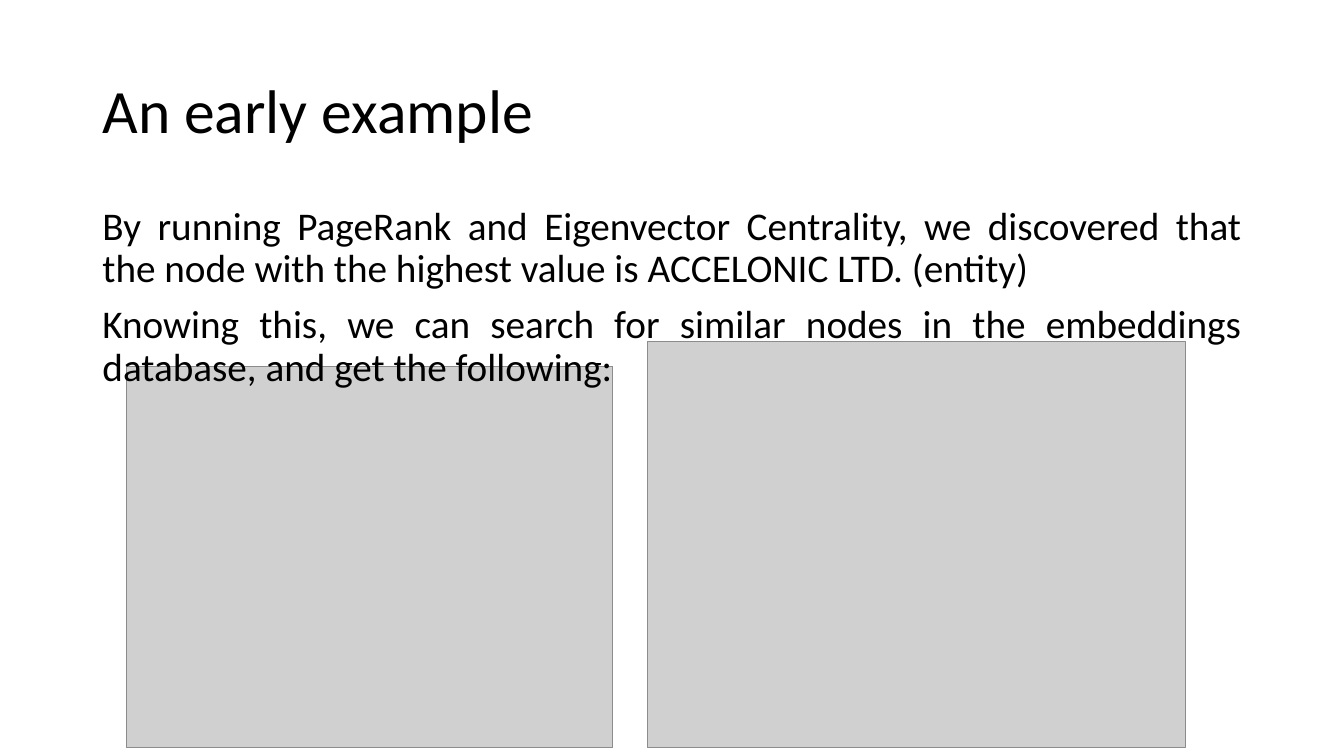
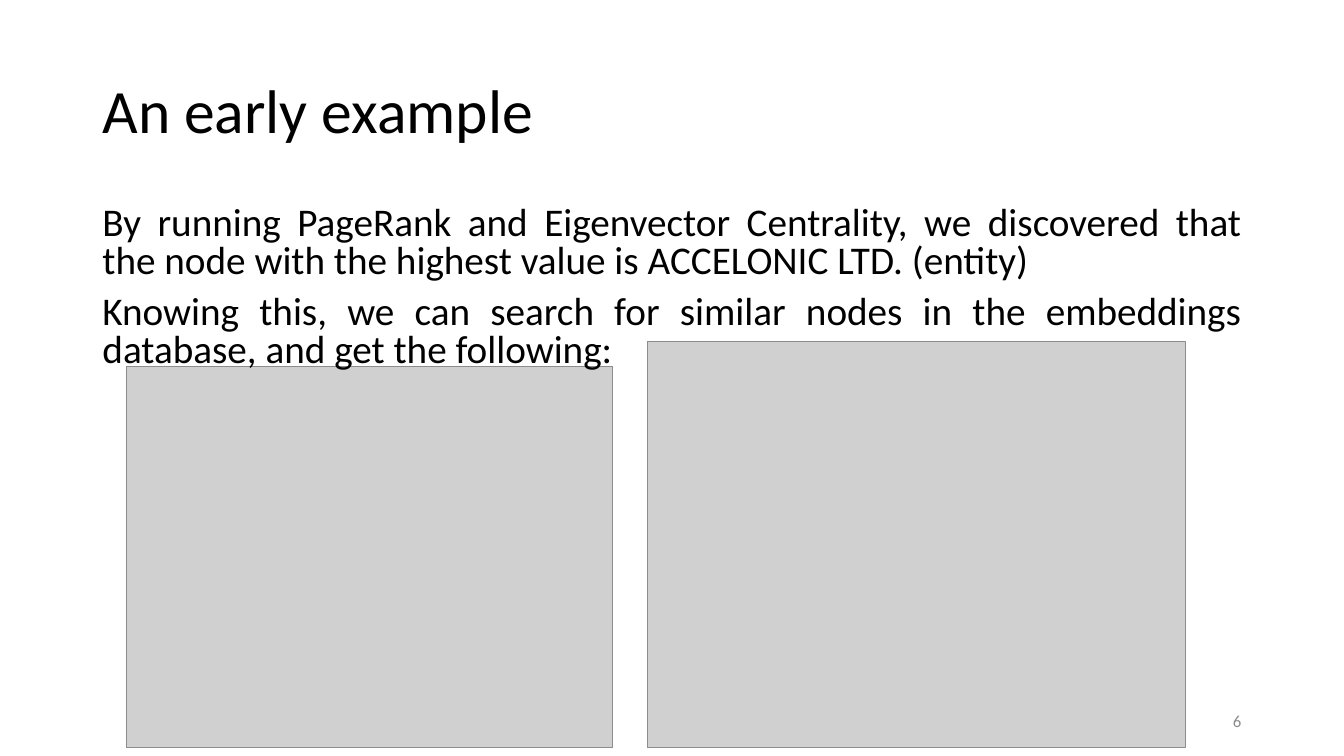
Before and after one commit to MChatzakis/Panama-Papers-Analysis, a slide deck: slide 6 of Presentation/panama_papers.pptx (slide 5 before the commit). Drawn at 1344x756 pixels with LibreOffice and Linux fonts; fonts in the diff are those of the drawing; grey boxes stand for pictures. Boxes give left, top, right and bottom in pixels: in the first picture for what was removed or moved away, otherwise in the second. Text is boxed around its words. In the diff, an @@ line names an element or a change of style, - is before the commit and + after.

```diff
--- a/Presentation/panama_papers.pptx
+++ b/Presentation/panama_papers.pptx
@@ text "By running PageRank and Eigenvector ..." at [102, 208, 1241, 373]: line spacing 0.9 to 0.8 @@
@@ page number added at [1233, 716, 1241, 727], 12 pt, text #8C8C8C @@
+6
```
Also in this commit, not shown: 13 other slides changed, 1 slide added.
